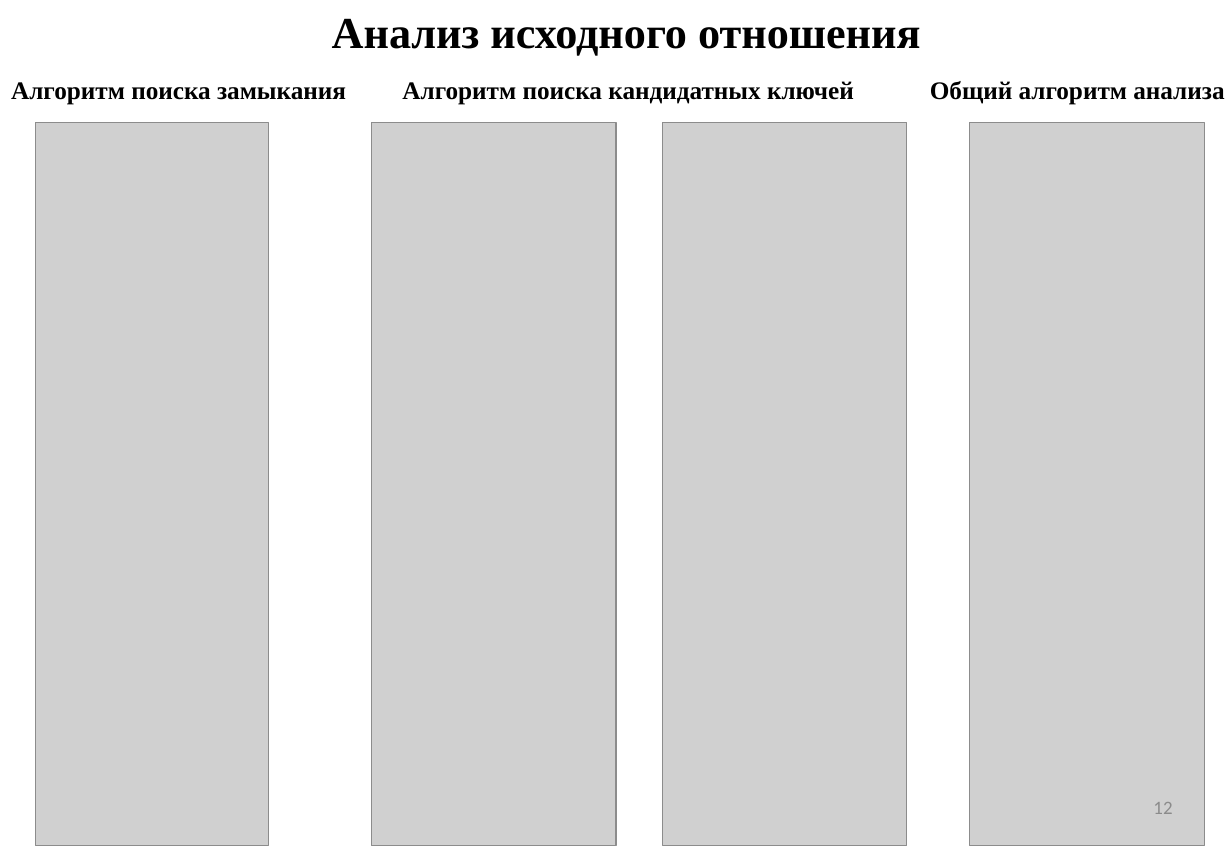
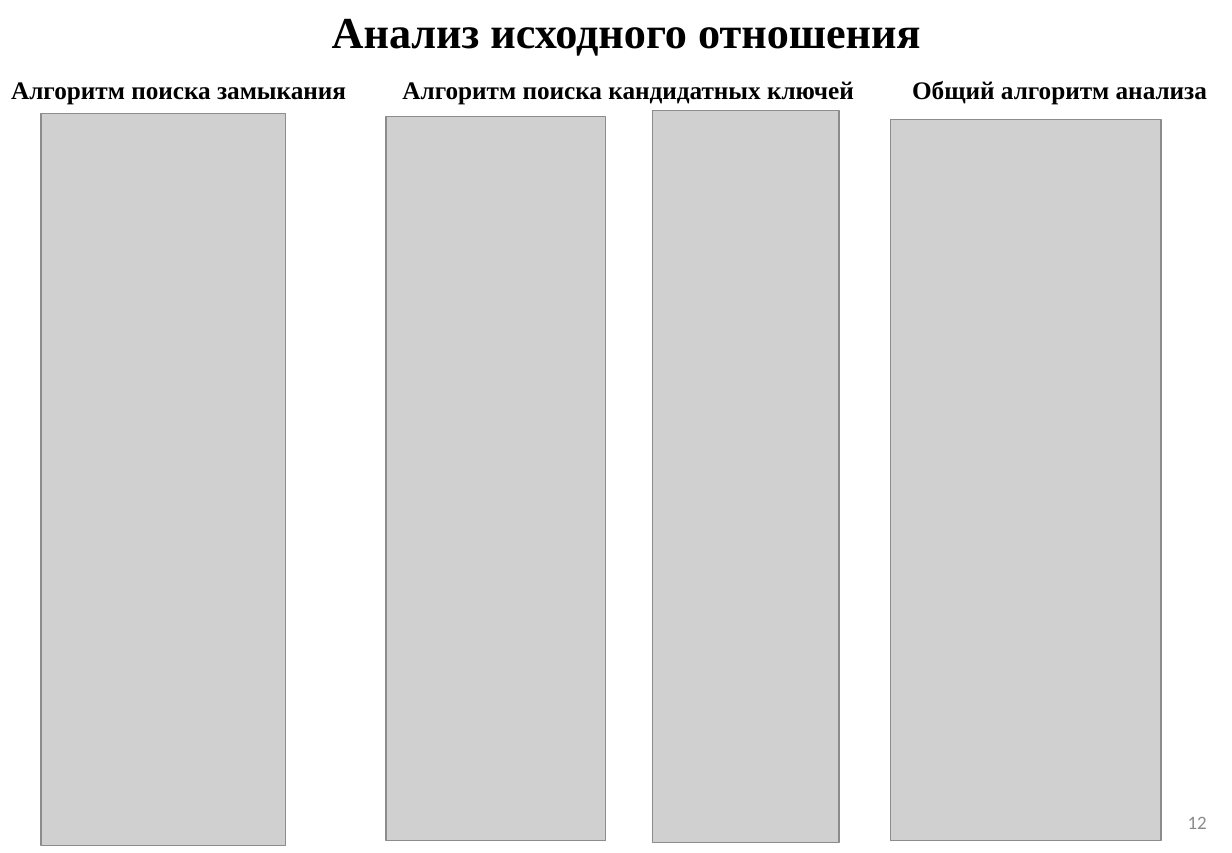
Before and after one commit to sampletext117/auto_normalization, a slide deck: slide 12 of ИУ7-85Б_Зуев_През_ВКР_4версия.pptx. Drawn at 1232x853 pixels with LibreOffice and Linux fonts; fonts in the diff are those of the drawing; grey boxes stand for pictures. Boxes give left, top, right and bottom in pixels: in the first picture for what was removed or moved away, otherwise in the second. Text is boxed around its words. In the diff, an @@ line names an element or a change of style, - is before the commit and + after.

```diff
--- a/ИУ7-85Б_Зуев_През_ВКР_4версия.pptx
+++ b/ИУ7-85Б_Зуев_През_ВКР_4версия.pptx
@@ text "Общий алгоритм анализа": place and size @@
-text "Общий алгоритм анализа" at (930,81,1224,105)
+text "Общий алгоритм анализа" at (912,81,1207,105)
@@ picture: place and size @@
-picture at (35,122,268,845)
+picture at (41,114,286,846)
@@ picture: place and size @@
-picture at (371,122,615,845)
+picture at (386,117,605,841)
@@ picture: place and size @@
-picture at (663,122,908,845)
+picture at (653,110,840,843)
@@ picture: place and size @@
-picture at (970,122,1205,845)
+picture at (891,119,1161,841)
@@ page number: place and size @@
-page number at (1153,802,1172,814)
+page number at (1188,817,1207,829)
```
Also in this commit, not shown: 5 other slides changed, 5 other files.
